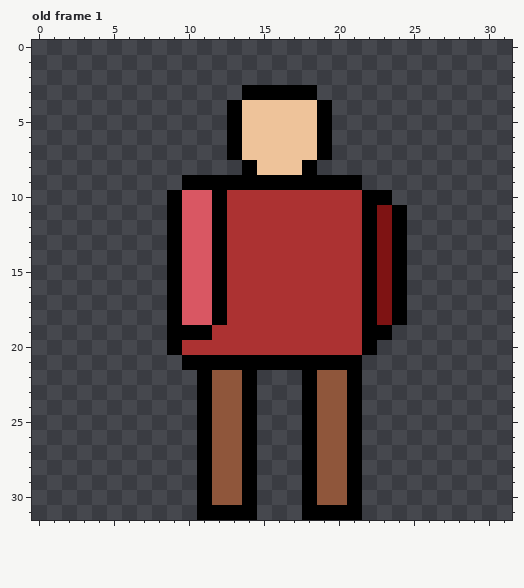
Two states of a pixel-art file, Art/Platformer/Player.aseprite. That is the earlier state.
32x32 pixels, 1 frame. Shown: old frame 1. The commit also changed other frames, which this record leaves out.
After:
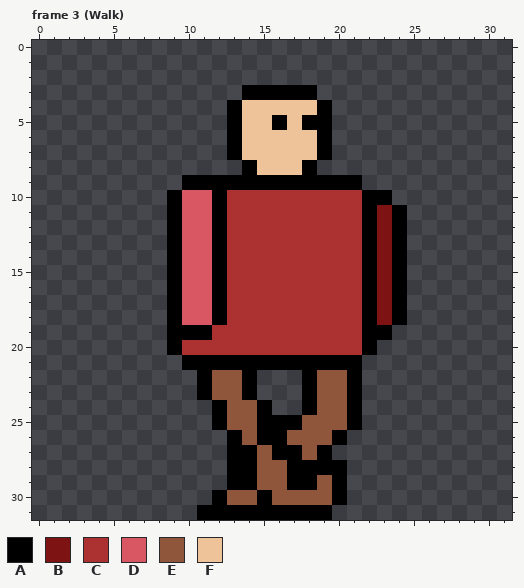
Palette (. is transparent): A #000000  B #7e1313  C #ac3232  D #d95763  E #8f563b  F #eec39a
A new or re-ordered frame is compared with the old frame closest to it.
The edit:
{"change": "frames 1 -> 19"}
{"where": "frame 3 (Walk) is new; against old frame 1"}
{"frame":3,"y":5,"x":16,"old":"F","new":"A"}
{"frame":3,"y":5,"x":18,"old":"F","new":"A"}
{"frame":3,"y":24,"x":11,"old":"AE","new":".A"}
{"frame":3,"y":24,"x":14,"old":"A.","new":"EA"}
{"frame":3,"y":25,"x":11,"old":"AE","new":".A"}
{"frame":3,"y":25,"x":14,"old":"A...A","new":"EAAAE"}
{"frame":3,"y":26,"x":11,"old":"AEEA...A","new":"..AEAAEE"}
{"frame":3,"y":26,"x":20,"old":"EA","new":"A."}
{"frame":3,"y":27,"x":11,"old":"AEE","new":"..A"}
{"frame":3,"y":27,"x":15,"old":"...AEEA","new":"EAAEA.."}
{"frame":3,"y":28,"x":11,"old":"AEE","new":"..A"}
{"frame":3,"y":28,"x":15,"old":"...","new":"EEA"}
{"frame":3,"y":28,"x":19,"old":"EEA","new":"AA."}
{"frame":3,"y":29,"x":11,"old":"AEE","new":"..A"}
{"frame":3,"y":29,"x":15,"old":"...","new":"EEA"}
{"frame":3,"y":29,"x":20,"old":"EA","new":"A."}
{"frame":3,"y":30,"x":11,"old":"AE","new":".A"}
{"frame":3,"y":30,"x":14,"old":"A...A","new":"EAEEE"}
{"frame":3,"y":30,"x":20,"old":"EA","new":"A."}
{"frame":3,"y":31,"x":15,"old":"...","new":"AAA"}
{"frame":3,"y":31,"x":20,"old":"AA","new":".."}
{"label":"changed","picture_box":[272,115,317,130]}
{"label":"changed","picture_box":[197,400,362,520]}
